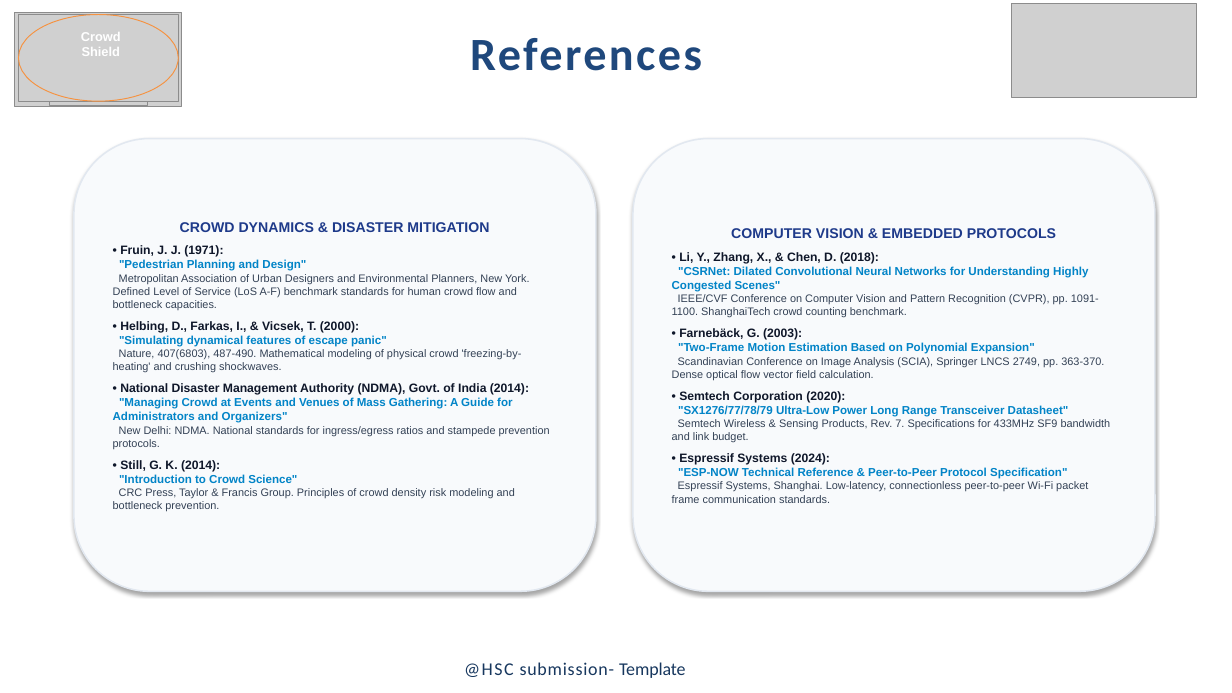
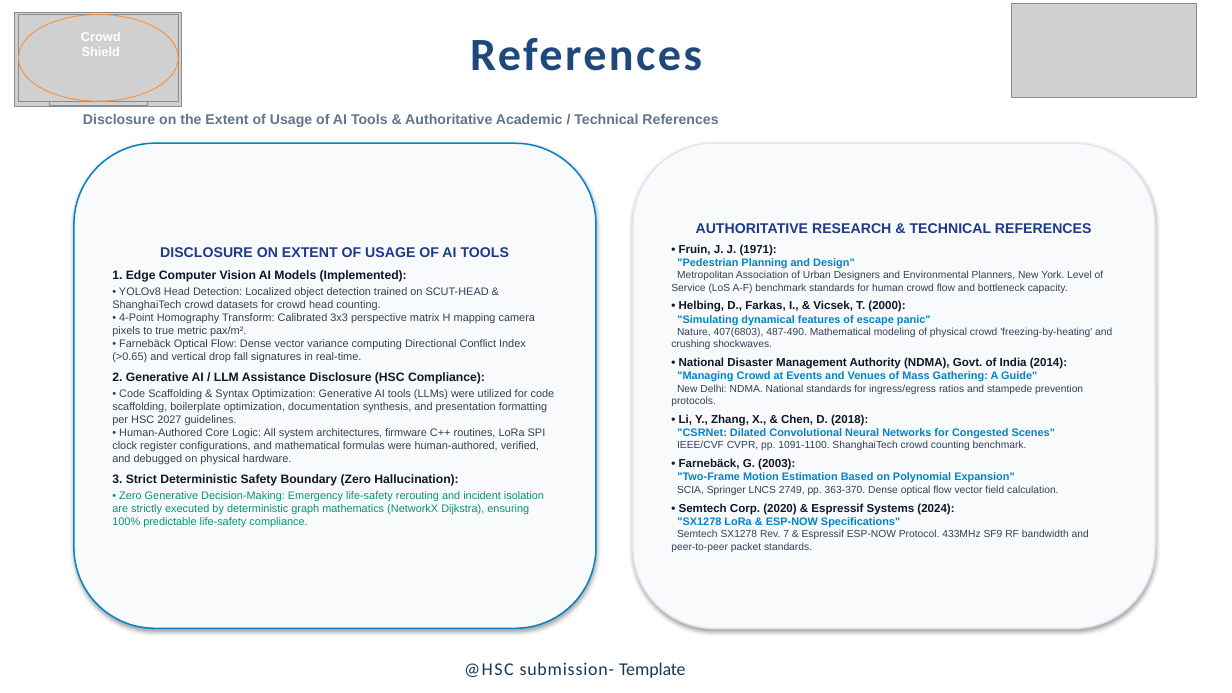
Before and after one commit to raghunandhan27/CrowdShield, a slide deck: slide 7 of docs/CrowdShield_HSC_Presentation.pptx. Drawn at 1232x693 pixels with LibreOffice and Linux fonts; fonts in the diff are those of the drawing; grey boxes stand for pictures. Boxes give left, top, right and bottom in pixels: in the first picture for what was removed or moved away, otherwise in the second. Text is boxed around its words. In the diff, an @@ line names an element or a change of style, - is before the commit and + after.

Commit message:
docs: update HSC presentation deck with AI disclosure and add 7-page PDF

```diff
--- a/docs/CrowdShield_HSC_Presentation.pptx
+++ b/docs/CrowdShield_HSC_Presentation.pptx
@@ text added at box(83, 114, 718, 127), 11 pt, text #64748B, bold @@
+Disclosure on the Extent of Usage of AI Tools & Authoritative Academic / Technical References
@@ rounded rectangle "DISCLOSURE ON EXTENT OF USAGE ...": place and size @@
-rounded rectangle "DISCLOSURE ON EXTENT OF USAGE ..." at box(74, 139, 596, 592)
+rounded rectangle "DISCLOSURE ON EXTENT OF USAGE ..." at box(74, 143, 596, 628)
@@ rounded rectangle "DISCLOSURE ON EXTENT OF USAGE ..." at box(74, 143, 596, 628): outline #E2E8F0 1.2 pt to #0284C7 1.2 pt @@
@@ rounded rectangle "AUTHORITATIVE RESEARCH & TECHNICAL REFERENCES": place and size @@
-rounded rectangle "AUTHORITATIVE RESEARCH & TECHNICAL REFERENCES" at box(633, 139, 1155, 592)
+rounded rectangle "AUTHORITATIVE RESEARCH & TECHNICAL REFERENCES" at box(633, 143, 1155, 628)
@@ text in rounded rectangle at box(671, 223, 1112, 406): text changed; size 11 to 8 pt; text colour #1E3A8A to #334155; bold off @@
-COMPUTER VISION & EMBEDDED PROTOCOLS
+AUTHORITATIVE RESEARCH & TECHNICAL REFERENCES
+• Fruin, J. J. (1971):
+"Pedestrian Planning and Design"
+Metropolitan Association of Urban Designers and Environmental Planners, New York. Level of Service (LoS A-F) benchmark standards for human crowd flow and bottleneck capacity.
+• Helbing, D., Farkas, I., & Vicsek, T. (2000):
+"Simulating dynamical features of escape panic"
+Nature, 407(6803), 487-490. Mathematical modeling of physical crowd 'freezing-by-heating' and crushing shockwaves.
+• National Disaster Management Authority (NDMA), Govt. of India (2014):
+"Managing Crowd at Events and Venues of Mass Gathering: A Guide"
+New Delhi: NDMA. National standards for ingress/egress ratios and stampede prevention protocols.
@@ text in rounded rectangle at box(112, 247, 555, 528): text changed @@
-CROWD DYNAMICS & DISASTER MITIGATION
-• Fruin, J. J. (1971):
-"Pedestrian Planning and Design"
-Metropolitan Association of Urban Designers and Environmental Planners, New York. Defined Level of Service (LoS A-F) benchmark standards for human crowd flow and bottleneck capacities.
-• Helbing, D., Farkas, I., & Vicsek, T. (2000):
-"Simulating dynamical features of escape panic"
-Nature, 407(6803), 487-490. Mathematical modeling of physical crowd 'freezing-by-heating' and crushing shockwaves.
-• National Disaster Management Authority (NDMA), Govt. of India (2014):
-"Managing Crowd at Events and Venues of Mass Gathering: A Guide for Administrators and Organizers"
-New Delhi: NDMA. National standards for ingress/egress ratios and stampede prevention protocols.
-• Still, G. K. (2014):
-"Introduction to Crowd Science"
-CRC Press, Taylor & Francis Group. Principles of crowd density risk modeling and bottleneck prevention.
+DISCLOSURE ON EXTENT OF USAGE OF AI TOOLS
+1. Edge Computer Vision AI Models (Implemented):
+• YOLOv8 Head Detection: Localized object detection trained on SCUT-HEAD & ShanghaiTech crowd datasets for crowd head counting.
+• 4-Point Homography Transform: Calibrated 3x3 perspective matrix H mapping camera pixels to true metric pax/m².
+• Farnebäck Optical Flow: Dense vector variance computing Directional Conflict Index (>0.65) and vertical drop fall signatures in real-time.
+2. Generative AI / LLM Assistance Disclosure (HSC Compliance):
+• Code Scaffolding & Syntax Optimization: Generative AI tools (LLMs) were utilized for code scaffolding, boilerplate optimization, documentation synthesis, and presentation formatting per HSC 2027 guidelines.
+• Human-Authored Core Logic: All system architectures, firmware C++ routines, LoRa SPI clock register configurations, and mathematical formulas were human-authored, verified, and debugged on physical hardware.
+3. Strict Deterministic Safety Boundary (Zero Hallucination):
+• Zero Generative Decision-Making: Emergency life-safety rerouting and incident isolation are strictly executed by deterministic graph mathematics (NetworkX Dijkstra), ensuring 100% predictable life-safety compliance.
@@ text in rounded rectangle at box(677, 414, 1014, 483): size 9.5 to 9 pt in "• Li, Y., Zhang, X., & Chen, ...", "• Farnebäck, G. (2003):"; size 9 to 8.5 pt in ""Two-Frame Motion Estimation Based on Polynomial Expansion""; less space between paragraphs @@
@@ text in rounded rectangle at box(677, 428, 1055, 450): text changed; text colour #334155 to #0284C7; bold on @@
-"CSRNet: Dilated Convolutional Neural Networks for Understanding Highly Congested Scenes"
-IEEE/CVF Conference on Computer Vision and Pattern Recognition (CVPR), pp. 1091-1100. ShanghaiTech crowd counting benchmark.
+"CSRNet: Dilated Convolutional Neural Networks for Congested Scenes"
+IEEE/CVF CVPR, pp. 1091-1100. ShanghaiTech crowd counting benchmark.
@@ text in rounded rectangle at box(671, 485, 1089, 552): text changed; size 8.5 to 8 pt @@
-Scandinavian Conference on Image Analysis (SCIA), Springer LNCS 2749, pp. 363-370. Dense optical flow vector field calculation.
-• Semtech Corporation (2020):
-"SX1276/77/78/79 Ultra-Low Power Long Range Transceiver Datasheet"
-Semtech Wireless & Sensing Products, Rev. 7. Specifications for 433MHz SF9 bandwidth and link budget.
-• Espressif Systems (2024):
-"ESP-NOW Technical Reference & Peer-to-Peer Protocol Specification"
-Espressif Systems, Shanghai. Low-latency, connectionless peer-to-peer Wi-Fi packet frame communication standards.
+SCIA, Springer LNCS 2749, pp. 363-370. Dense optical flow vector field calculation.
+• Semtech Corp. (2020) & Espressif Systems (2024):
+"SX1278 LoRa & ESP-NOW Specifications"
+Semtech SX1278 Rev. 7 & Espressif ESP-NOW Protocol. 433MHz SF9 RF bandwidth and peer-to-peer packet standards.
```
Also in this commit, not shown: 4 other slides changed, 1 other file.
